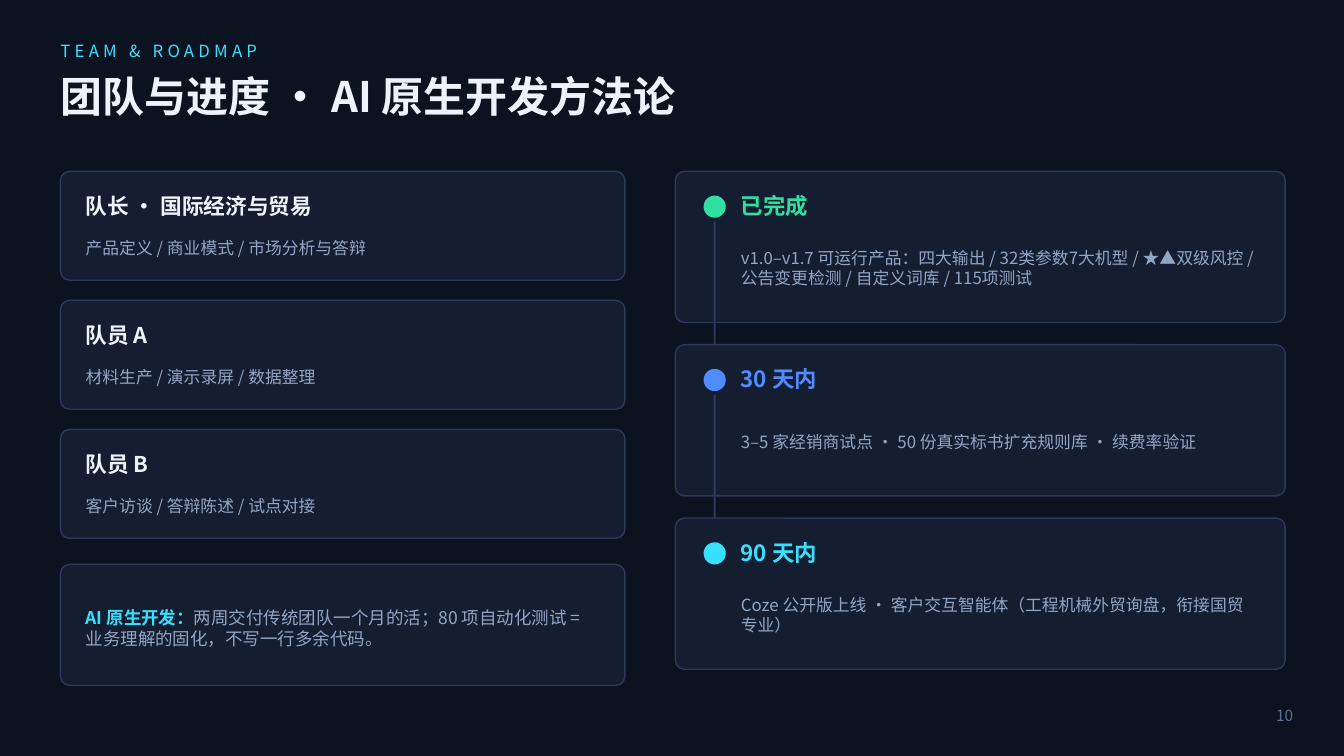
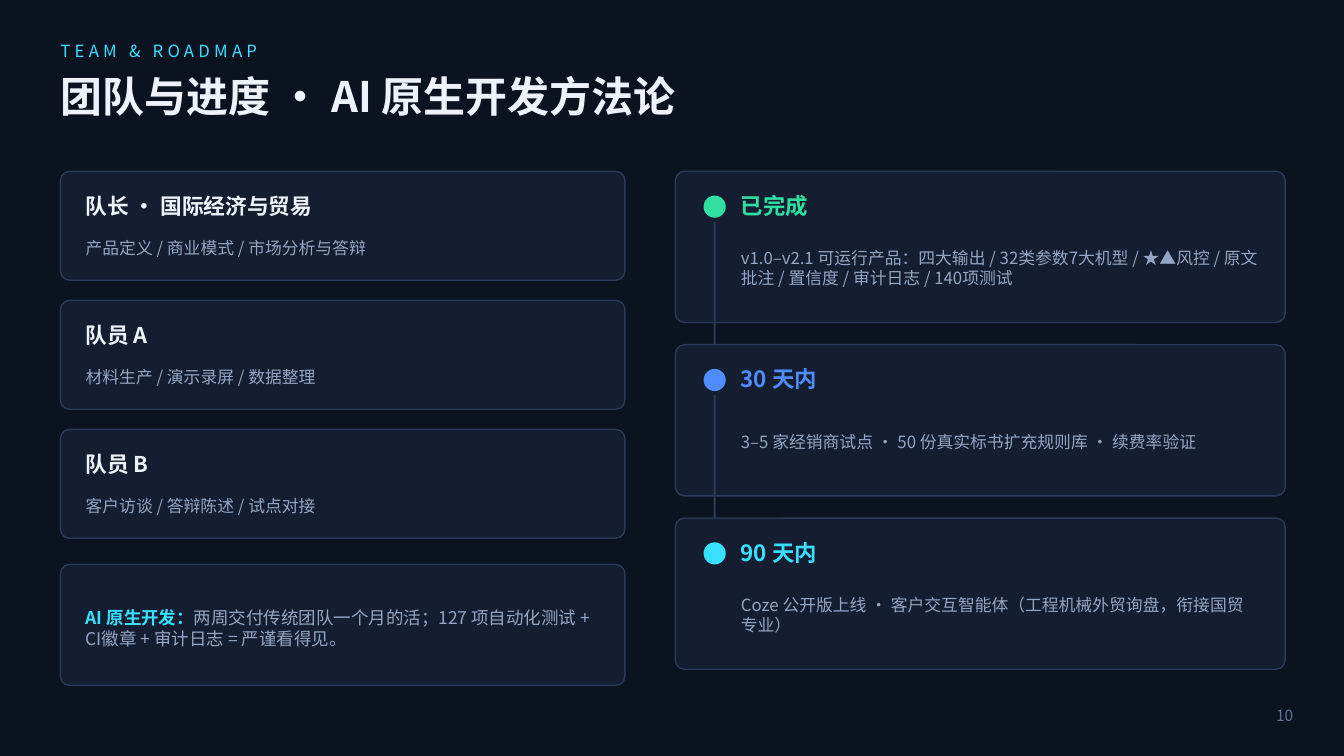
Before and after one commit to azzb66223944qq/bidpilot, a slide deck: slide 11 of docs/Roadshow-Deck-BidPilot.pptx. Drawn at 1344x756 pixels with LibreOffice and Linux fonts; fonts in the diff are those of the drawing. Boxes give left, top, right and bottom in pixels: in the first picture for what was removed or moved away, otherwise in the second. Text is boxed around its words. In the diff, an @@ line names an element or a change of style, - is before the commit and + after.

```diff
--- a/docs/Roadshow-Deck-BidPilot.pptx
+++ b/docs/Roadshow-Deck-BidPilot.pptx
@@ text at (741,250,1258,286): text changed @@
-v1.0–v1.7 可运行产品：四大输出 / 32类参数7大机型 / ★▲双级风控 / 公告变更检测 / 自定义词库 / 115项测试
+v1.0–v2.1 可运行产品：四大输出 / 32类参数7大机型 / ★▲风控 / 原文批注 / 置信度 / 审计日志 / 140项测试
@@ text at (86,609,577,647): text changed @@
-AI 原生开发：两周交付传统团队一个月的活；80 项自动化测试 = 业务理解的固化，不写一行多余代码。
+AI 原生开发：两周交付传统团队一个月的活；127 项自动化测试 + CI徽章 + 审计日志 = 严谨看得见。
```
Also in this commit, not shown: 9 other slides changed, 22 other files.
